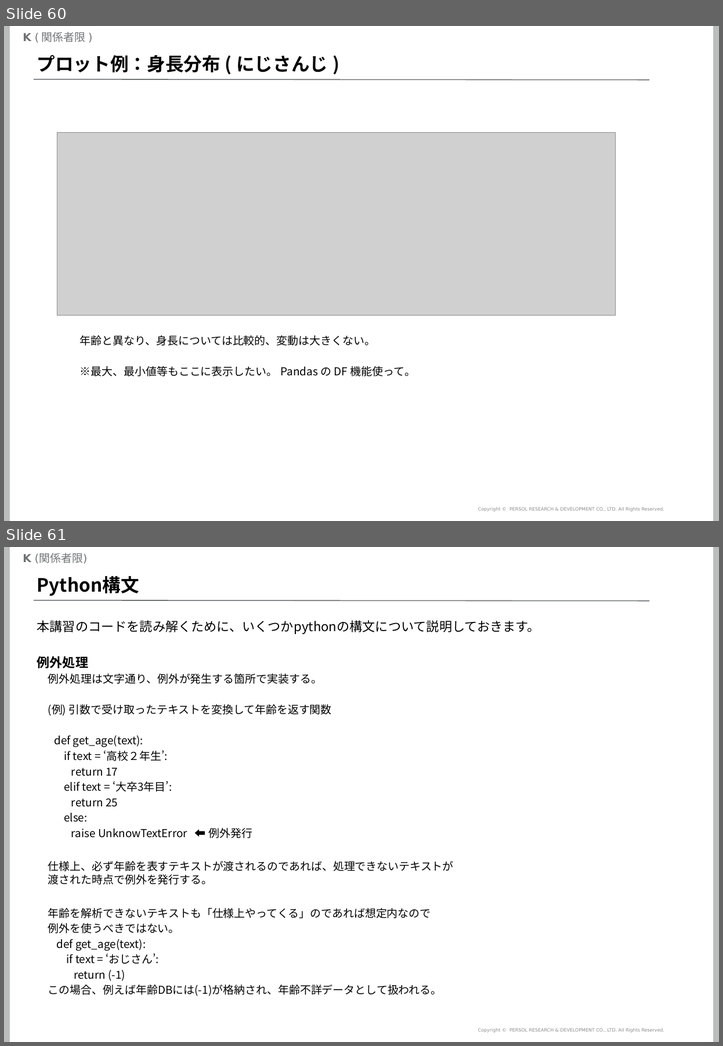
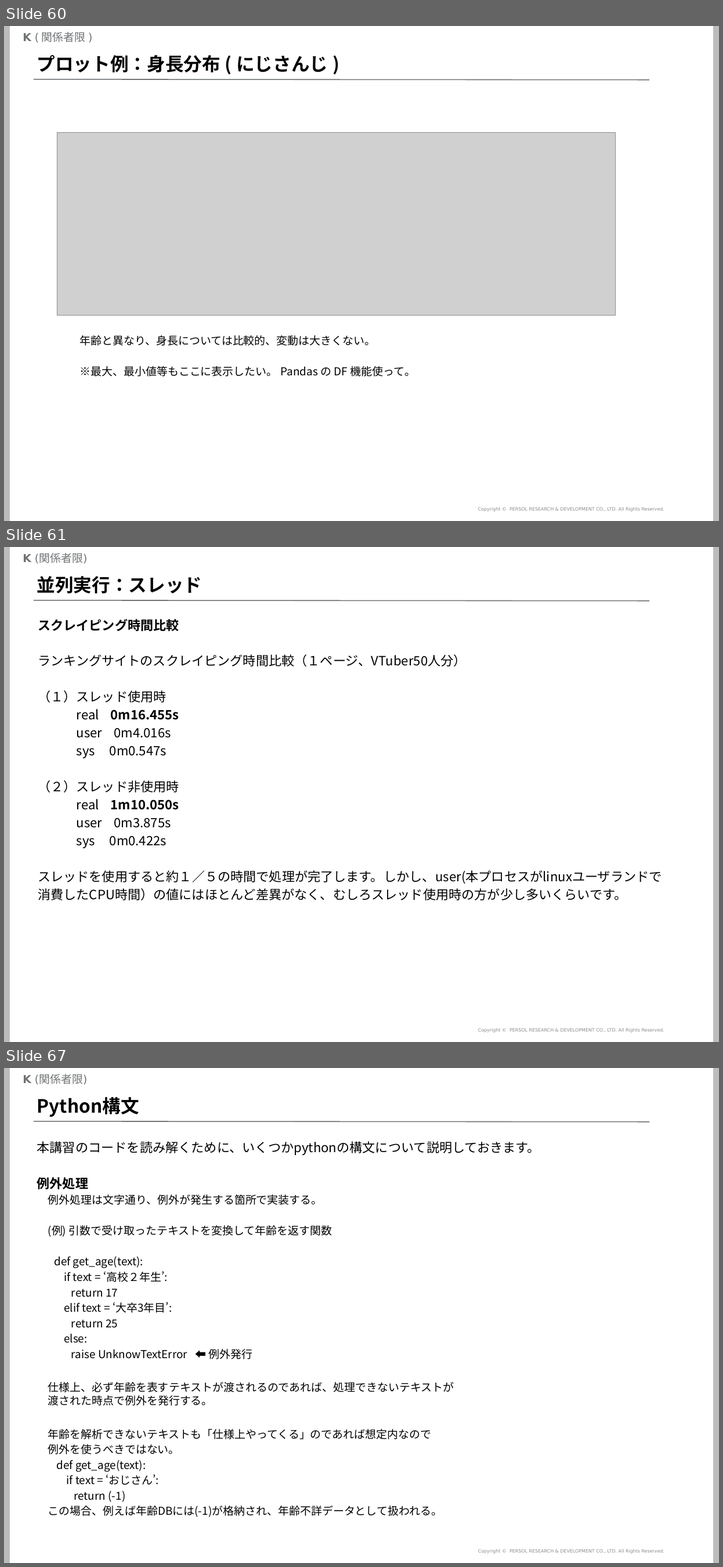
Before and after one commit to mogrodown/python_session, a slide deck: doc/python中級講座_2020.pptx. Shown one above the other, each under a label of ours: slides 60 and 61 before the commit, slides 60, 61 and 67 after it; the slides between them are not shown. The pictures are 723x1046 and 723x1567 pixels, drawn with LibreOffice and Linux fonts; fonts in the diff are those of the drawing; grey boxes stand for pictures; background and template pictures are left out. Boxes give left, top, right and bottom in pixels: in the first picture for what was removed or moved away, otherwise in the second. Text is boxed around its words. In the diff, an @@ line names an element or a change of style, - is before the commit and + after.

```diff
--- a/doc/python中級講座_2020.pptx
+++ b/doc/python中級講座_2020.pptx
@@ slide 61 added at bbox=[4, 547, 719, 1042], background #FFFFFF; not listed: 5 template elements that a slide beside it also shows @@
@@ title added at bbox=[37, 576, 202, 593], 20 pt, text #000000, bold @@
+並列実行：スレッド
@@ text added at bbox=[38, 619, 662, 900], 14 pt, text #000000 @@
+スクレイピング時間比較
+ランキングサイトのスクレイピング時間比較（１ページ、VTuber50人分）
+（１）スレッド使用時
+real 0m16.455s
+user 0m4.016s
+sys 0m0.547s
+（２）スレッド非使用時
+real 1m10.050s
+user 0m3.875s
+sys 0m0.422s
+スレッドを使用すると約１／５の時間で処理が完了します。しかし、user(本プロセスがlinuxユーザランドで
+消費したCPU時間）の値にはほとんど差異がなく、むしろスレッド使用時の方が少し多いくらいです。
@@ what was slide 61 is now slide 67 @@
```
Also in this commit, not shown: 5 other slides added, 3 other files.
